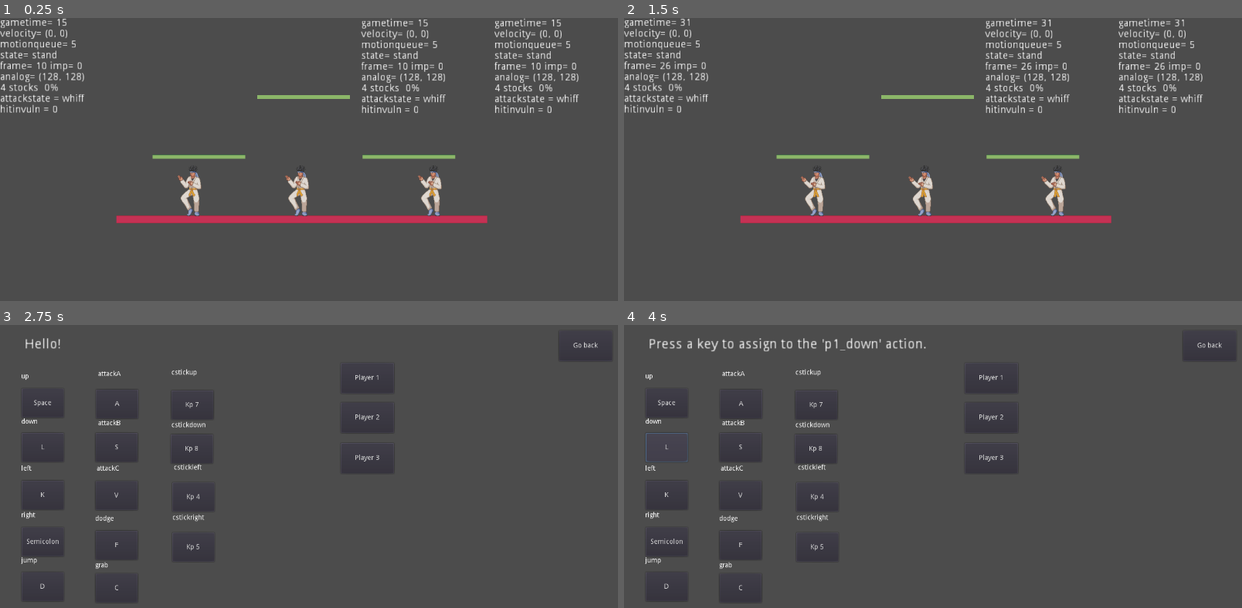
Above: before the commit, frames 1-4 (two rows, left to right).
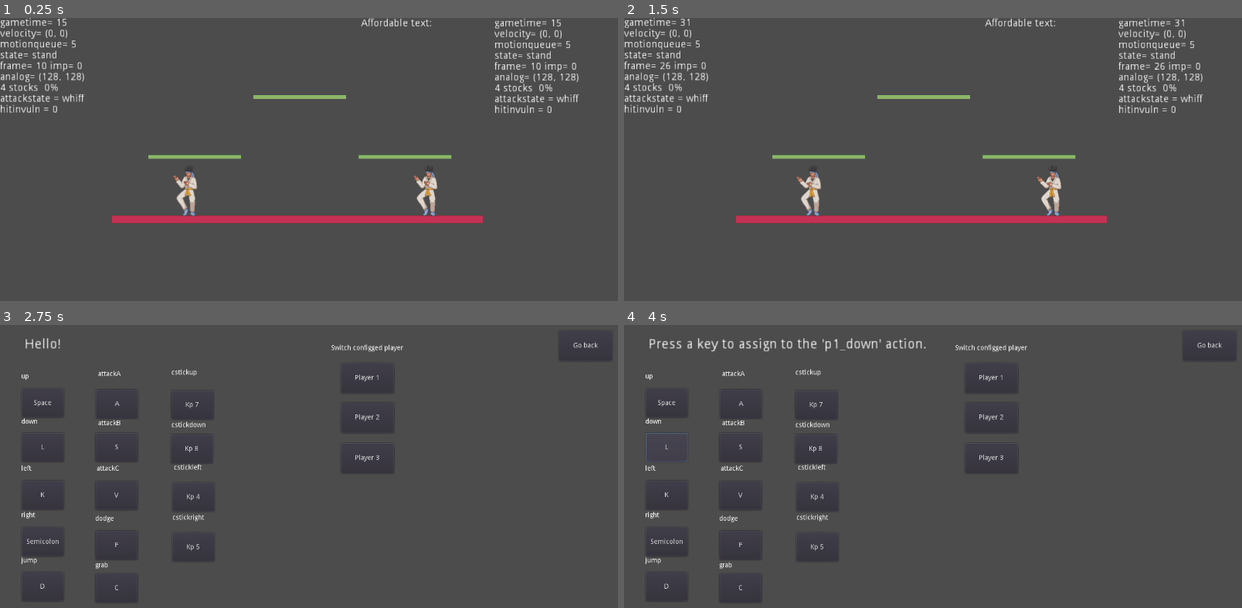
Above: after the commit, the same moments.

Repository: crescentsoru/black_light
Game: Godot game, scene res://Base/Stage/Stage.tscn
The game is run twice, just before and just after one commit, with the same random seed, the same clock (stepped at 60 frames per second) and the same inputs.
Inputs (mouse positions are in pixels of both pictures, inside the frame that each line leads up to):
- Up to frame 1 (0.25 s): no input
- Up to frame 2 (1.5 s): tap Enter (p1_pause) at 0.5 s; move the mouse to (1068, 173) at 0.52 s; hold Keypad 5 (p1_cstickright) from 0.53 s (still down); tap 2 (d_b) at 0.6 s; click (1068, 173) at 0.67 s; tap D (p1_jump) at 0.77 s; tap Space (p1_up) at 1.25 s; move the mouse to (809, 207) at 1.27 s; tap 1 (d_a) at 1.35 s
- Up to frame 3 (2.75 s): tap D (p1_jump) at 1.52 s; tap 2 (d_b) at 1.55, 2.1 s; tap Enter (p1_pause) at 2 s; move the mouse to (370, 421) at 2.02 s; release Keypad 5 (p1_cstickright) at 2.03 s; hold Keypad 4 (p1_cstickleft) from 2.03 s (still down)
- Up to frame 4 (4 s): release Keypad 4 (p1_cstickleft) at 2.75 s; click "Space" at 2.75 s; click "L" at 3.5 s

The runs differ from the first frame. In frame 1, 2.4% of the frame differs, in the area x 18-79%, y 0-73%; in frame 2, 2.4%; in frame 3, 0.1%; in frame 4, 0.1%.

Commit message:
slight UI fix

Diff:
--- a/Base/global.gd
+++ b/Base/global.gd
@@ -78,7 +78,7 @@
 	]
 	,
 					3: [
-	'ExampleChar',
+	'',
 	0,
 	'',
 	['p3_up','p3_down','p3_left','p3_right','p3_jump','p3_attackA','p3_attackB','p3_attackC','p3_attackD','p3_attackE','p3_attackF',
--- a/Menus/Button_config.tscn
+++ b/Menus/Button_config.tscn
@@ -135,6 +135,14 @@
 text = "cstickup
 "
 
+[node name="RichTextLabel15" type="RichTextLabel" parent="Node"]
+anchor_bottom = 0.2
+margin_left = 686.0
+margin_top = 41.0
+margin_right = 885.0
+margin_bottom = 82.0
+text = "Switch configged player "
+
 [node name="RichTextLabel12" type="RichTextLabel" parent="Node"]
 anchor_bottom = 0.2
 margin_left = 355.0
